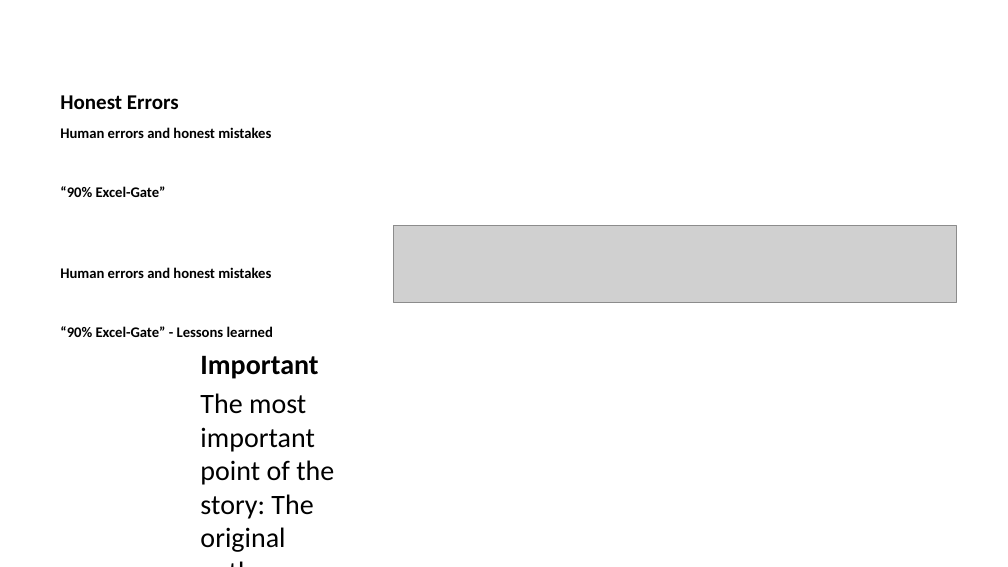
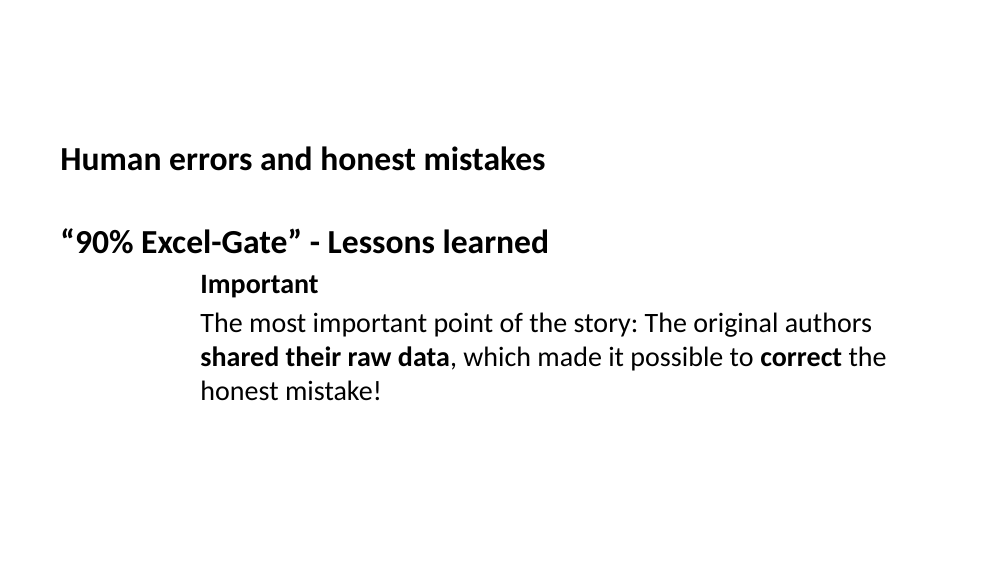
Before and after one commit to lmu-osc/train-the-trainer-student-track-OS, a slide deck: slide 91 of materials/OS-M1/OS-M1-S1-Reproducibility-Replicability/OS-M1-S1-Replicability-slides.pptx (slide 35 before the commit). Drawn at 1008x567 pixels with LibreOffice and Linux fonts; fonts in the diff are those of the drawing; grey boxes stand for pictures. Boxes give left, top, right and bottom in pixels: in the first picture for what was removed or moved away, otherwise in the second. Text is boxed around its words. In the diff, an @@ line names an element or a change of style, - is before the commit and + after.

```diff
--- a/materials/OS-M1/OS-M1-S1-Reproducibility-Replicability/OS-M1-S1-Replicability-slides.pptx
+++ b/materials/OS-M1/OS-M1-S1-Reproducibility-Replicability/OS-M1-S1-Replicability-slides.pptx
@@ title removed at bbox=[60, 95, 179, 109] @@
-Honest Errors
@@ text at bbox=[60, 146, 887, 401]: paragraph removed @@
-Statistical errors
@@ text "Human errors and honest mistakes": place and size @@
-text "Human errors and honest mistakes" at bbox=[60, 127, 334, 519]
+text "Human errors and honest mistakes" at bbox=[60, 146, 887, 401]
@@ text at bbox=[60, 127, 271, 197]: paragraphs removed @@
-Human errors and honest mistakes
-“90% Excel-Gate”
@@ text at bbox=[60, 146, 550, 254]: size 10.5 to 24 pt in "Human errors and honest mistakes", "“90% Excel-Gate” - Lessons learned" @@
@@ picture removed at bbox=[393, 226, 956, 302] @@
```
Also in this commit, not shown: 28 other slides changed, 76 slides added, 5 slides removed, 23 other files.
